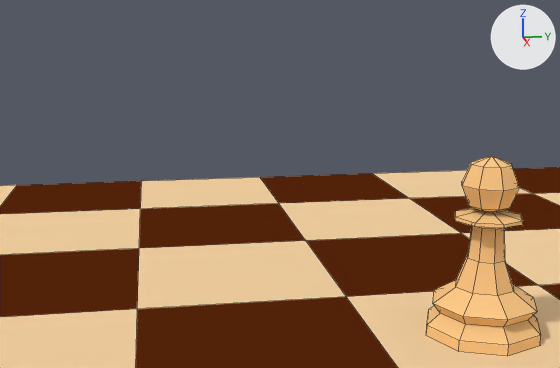
The Blender file chess/chess-scene.blend as it was, and as the next commit left it.
Before and after are seen from a camera (50 mm lens) standing at (14.9, -5.5, 7.9) and looking at (-11.4, -1.1, 2.3). Every picture has the same lights, and +X, +Y and +Z are marked at upper right. Mesh edges are drawn as thin lines.

Script lines for the objects in view, before the commit:
```python
me_chessboard = bpy.data.meshes.new('Chessboard')
me_chessboard.from_pydata(...)  # 81 vertices, 64 faces, 4 loose edges; spans x -1.0..1.0, y -1.0..1.0, z 0.0
me_chessboard.polygons.foreach_set('use_smooth', [True] * 64)
# faces by material slot: [32, 32]
me_chessboard.materials.append(mat_beige_square)  # beige #fad6a5
me_chessboard.materials.append(mat_seal_brown_square)  # brown #59260b
me_pawn = bpy.data.meshes.new('Pawn')
me_pawn.from_pydata(...)  # 105 vertices, 105 faces; spans x -1.5..1.5, y -1.5..1.5, z 0.0..4.62
me_pawn.materials.append(mat_white_chess_pieces)  # beige #ffcc8a
ob_chessboard = bpy.data.objects.new('Chessboard', me_chessboard)
ob_chessboard.location = (0.0, 0.0, 0.0)
ob_chessboard.scale = (24.0, 24.0, 0.1)
ob_primary_white_pawn = bpy.data.objects.new('Primary White Pawn', me_pawn)
ob_primary_white_pawn.location = (-2.85, 2.79, 0.0)
```
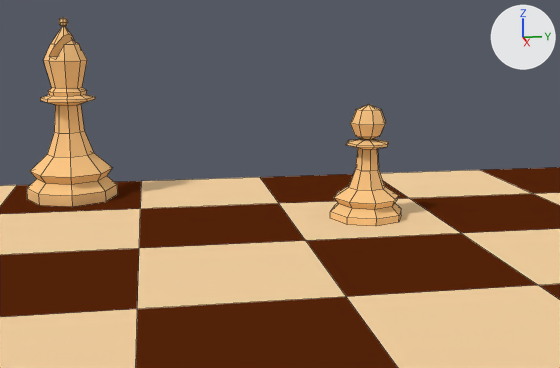
Location of each change, [x1, y1, x2, y2] in pixels of the pictures (560 x 368 px):
'Primary White Pawn', moved
    before: [426, 156, 541, 356]
    after: [330, 104, 401, 226]
'Primary White Bishop', added (beige)
    after: [27, 17, 118, 207]

Edits to the bpy script that builds the scene:
```text
Add me_bishop:
    me_bishop.from_pydata(...)  # 165 vertices, 156 faces; spans x -1.5..1.5, y -1.5..1.5, z 0.0..6.02
    me_bishop.materials.append(mat_white_chess_pieces)  # beige #ffcc8a
Change ob_primary_white_pawn:
    ob_primary_white_pawn.location: (-2.85, 2.79, 0.0) -> (-15.02, 3.13, 0.0)
Add ob_primary_white_bishop:
    ob_primary_white_bishop = bpy.data.objects.new('Primary White Bishop', me_bishop)
    ob_primary_white_bishop.location = (-20.88, -9.05, 0.0)
    ob_primary_white_bishop.rotation_euler = (0.0, 0.0, 3.999)  # degrees (0, 0, 229)
    ob_primary_white_bishop.scale = (1.33, 1.33, 1.33)
```
